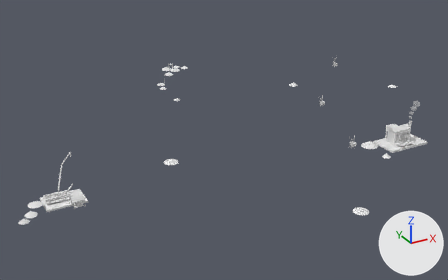
One commit to the FBX model Assets/Art/KayseriIsland/Models/Diamond/Phase2/Theme_P2.fbx: the scene before it, then after it.
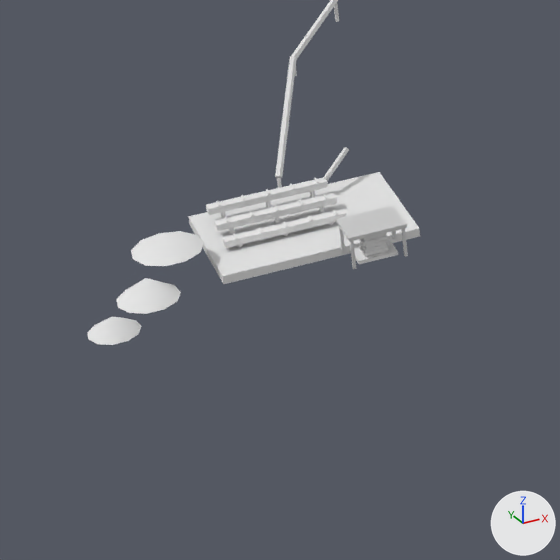
The first picture shows the older version from a 50 mm camera at (-279.0, -408.0, 203.0) aimed at (-62.0, -12.0, 5.0). The close-ups show the older and then the newer version on the part from 0% to 26% of the width and 54% to 96% of the height of that picture. Only the edits that show in the close-ups are written down. The axes (+X, +Y, +Z) are drawn at lower right. The lights are the same throughout.

Before the edit, the objects in view are built like this:
```python
me_theme_flume_001 = bpy.data.meshes.new('Theme.Flume.001')
me_theme_flume_001.from_pydata(...)  # 60 vertices, 96 faces; spans x -202.4..-185.6, y -54.4..-29.7, z 0.0..15.3
me_theme_flume_001.materials.append(mat_sluice_wood)  # white #e7e7e7
me_theme_sluices_001 = bpy.data.meshes.new('Theme.Sluices.001')
me_theme_sluices_001.from_pydata(...)  # 236 vertices, 356 faces; spans x -217.0..-191.0, y -67.0..-48.2, z 10.0..15.8
# faces by material slot: [12, 324, 20]
me_theme_sluices_001.materials.append(mat_concrete_dk)  # white #e7e7e7
me_theme_sluices_001.materials.append(mat_sluice_wood)  # white #e7e7e7
me_theme_sluices_001.materials.append(mat_steel_dk)  # white #e7e7e7
me_theme_tailings_001 = bpy.data.meshes.new('Theme.Tailings.001')
me_theme_tailings_001.from_pydata(...)  # an 11-sided cone pointing to +z spanning x -229.4..-222.6, y -63.3..-56.6, z -0.4..1.8; an 11-sided cone pointing to +z spanning x -222.6..-213.4, y -64.4..-55.4, z 9.6..11.8; an 11-sided cone pointing to +z spanning x -226.0..-218.0, y -68.8..-61.0, z 6.0..8.9
me_theme_tailings_001.materials.append(mat_sand)  # white #e7e7e7
ob_theme_flume = bpy.data.objects.new('Theme.Flume', me_theme_flume_001)
ob_theme_flume.location = (0.0, 8.5, 11.2)
ob_theme_sluices = bpy.data.objects.new('Theme.Sluices', me_theme_sluices_001)
ob_theme_sluices.location = (2.2, 1.5, 0.0)
ob_theme_tailings = bpy.data.objects.new('Theme.Tailings', me_theme_tailings_001)
ob_theme_tailings.location = (-2.2, 0.0, 4.3)
# also in view: 'Theme.BullionCage' at (-196.0, -69.0, 14.0)
```
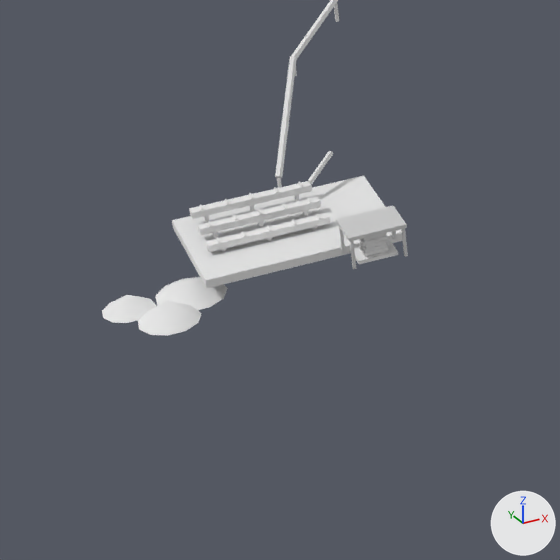
The change, as a list of edits to the scene's bpy script:
```text
Change me_theme_tailings_001:
    used by ob_theme_tailings; location = (-2.2, 0.0, 4.3)
    remove me_theme_tailings_001.from_pydata(...)  # 36 vertices, 60 faces; spans x -229.4..-213.4, y -68.8..-55.4, z -0.4..11.8
    add me_theme_tailings_001.from_pydata(...)  # 36 vertices, 60 faces; spans x -229.4..-213.4, y -68.8..-55.4, z -0.4..2.5
    me_theme_tailings_001 part 1: the loose piece of 12 vertices spanning x -222.6..-213.4, y -64.4..-55.4, z 9.6..11.8 is moved by (0.0, 0.0, -10.0)
    me_theme_tailings_001 part 2: the loose piece of 12 vertices spanning x -226.0..-218.0, y -68.8..-61.0, z 6.0..8.9 is moved by (0.0, 0.0, -6.4)
Change ob_theme_sluices:
    ob_theme_sluices.location: (2.2, 1.5, 0.0) -> (0.0, 1.5, 0.0)
Change ob_theme_tailings:
    ob_theme_tailings.location: (-2.2, 0.0, 4.3) -> (0.0, 0.0, 6.9)
```

Where the change shows, as pixel boxes (x1, y1, x2, y2) in the close-ups (560 x 560 px; the box of a moved part takes in the faces that stretch with it):
'Theme.Sluices', moved: before (188, 147, 420, 284); after (172, 151, 402, 288)
'Theme.Tailings', reshaped, moved (8% wider, 48% shorter): before (87, 231, 204, 345); after (102, 277, 228, 336)
part 1 of me_theme_tailings_001, moved or reshaped: before (131, 231, 204, 266); after (156, 277, 228, 310)
part 2 of me_theme_tailings_001, moved or reshaped: before (117, 278, 181, 314); after (138, 300, 201, 336)
